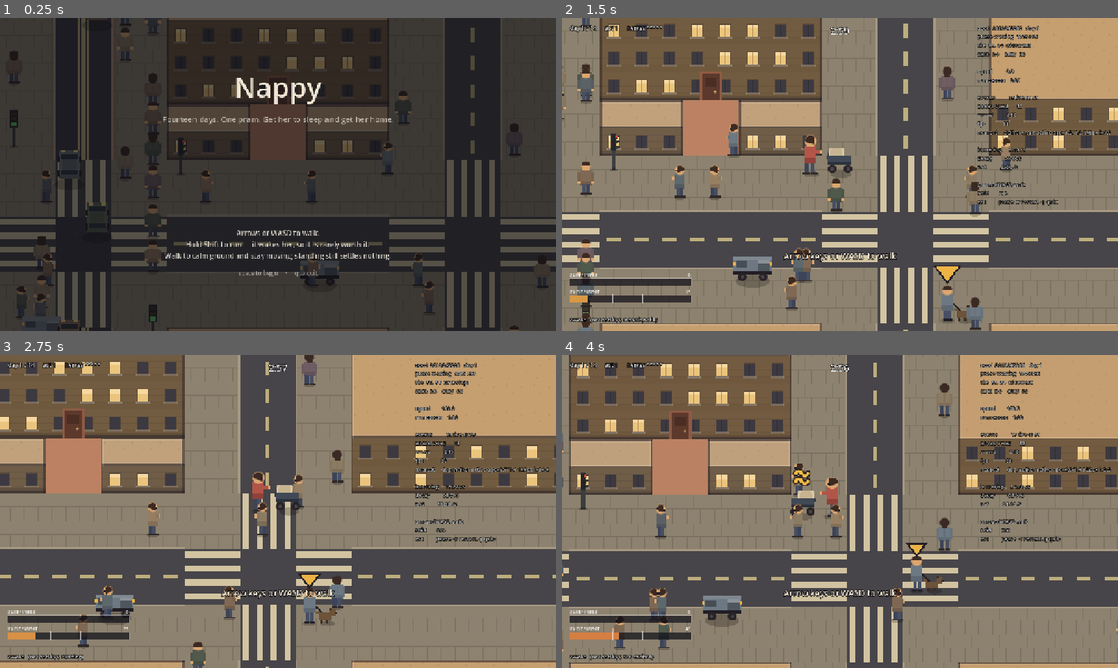
Above: before the commit, frames 1-4 (two rows, left to right).
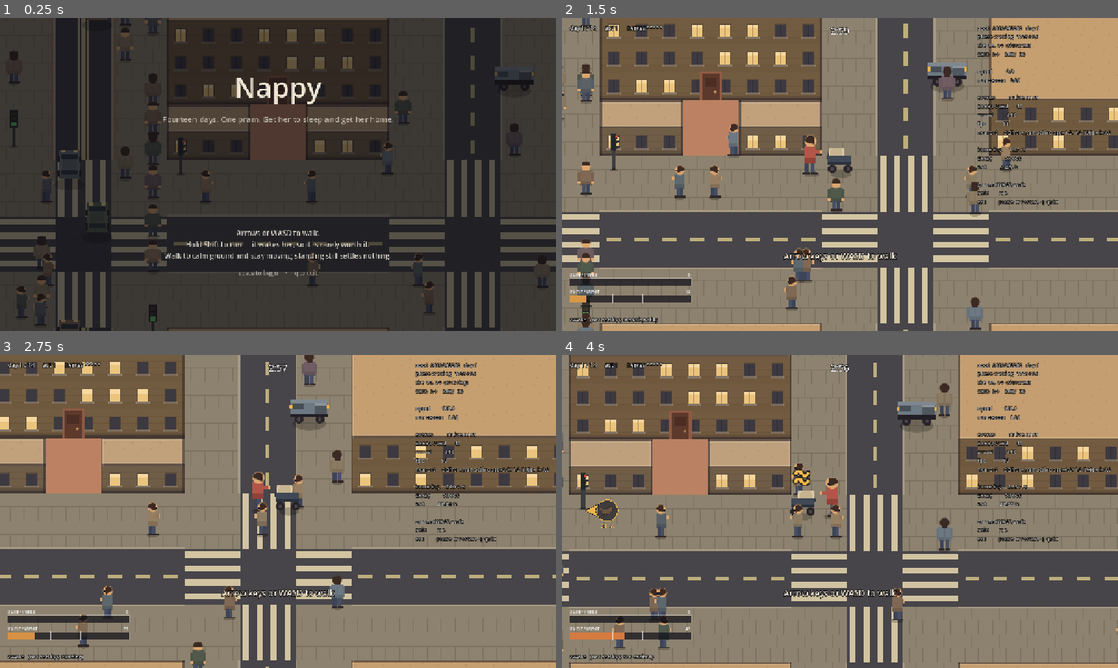
Above: after the commit, the same moments.

Repository: JosuaKrause/nappy
Game: Godot game, scene res://scenes/main.tscn
Two runs of this game, one before a commit and one after it. Both use one fixed random seed, a clock stepped at 60 frames per second and the inputs below.
Inputs (mouse positions are in pixels of both pictures, inside the frame that each line leads up to):
- Up to frame 1 (0.25 s): no input
- Up to frame 2 (1.5 s): tap Enter (ui_accept) at 0.5, 0.77 s; move the mouse to (962, 158) at 0.52 s; hold Right (move_right) 0.53-1.25 s; hold Shift (run) 0.53-1.25 s; click (962, 158) at 0.67 s; drag from (728, 190) to (812, 237) at 1.27 s
- Up to frame 3 (2.75 s): move the mouse to (333, 442) at 2.02 s; hold Right (move_right) from 2.03 s (still down); hold Shift (run) from 2.03 s (still down)
- Up to frame 4 (4 s): release Right (move_right) at 2.75 s; release Shift (run) at 2.75 s; drag from (812, 574) to (673, 464) at 2.77 s; move the mouse to (1006, 558) at 3.52 s; hold Left (move_left) from 3.53 s (still down); hold Shift (run) from 3.53 s (still down); tap Q at 3.6 s; tap Enter (ui_accept) at 3.77 s

The runs differ from the first frame. In frame 1, 0.5% of the frame differs, in the area x 4-96%, y 15-100%; in frame 2, 1.5%; in frame 3, 2.4%; in frame 4, 3.4%, in the area x 4-99%, y 2-91%.

Commit message:
M43: nothing stands on the street she starts the day on
Playtest 11, finding 1: "events/hazards should not spawn on the home block."
The home is a notch with one exit, so the walk from the doorstep to the first
junction is the one stretch of a day she does not choose to be on — and a thing
standing on it is not a route decision, it is a tax.

The exemption already existed in spirit and this is the same rule: since M16
`ClosurePlanner` has refused to close that exact street, for exactly this
reason. So it is stated over the **street segment** rather than as a radius
around the door, and that is the part worth keeping — a radius is a number
somebody has to tune and it stops at an arbitrary distance down a street, while
a segment is the unit the player can see the shape of and it ends at the
junction where the choice is made.

Measured before the change, eight seeds over days 1, 3, 7 and 14: 0.47 events a
day stood on it — one morning in two starting with something on the doorstep —
and 0.00 after, with events placed per day unchanged at 155.9. The share was
exactly the share of the pavement that street is, 0.30% of both, which is
placement being uniform and is why this had to be a rule rather than a
weighting: nothing was biased towards the door, there was simply no reason for
it to be biased away.

`_ground_for` is the single funnel and the only place it needed to go. Nothing
else wanted the exemption: the spoiler grid places on calm ground, a scar is
where something already burnt, and an ambient event has no tile.

The two vacuity checks in the test are deliberate. An exemption over ground
nothing could have stood on is not an exemption, and a day that stopped placing
events would satisfy the main assertion perfectly.

Co-Authored-By: Claude Opus 5 <noreply@anthropic.com>
Claude-Session: https://claude.ai/code/session_01PrfsLFcbng3aLnNsD5xsek

Diff:
--- a/src/events/event_scheduler.gd
+++ b/src/events/event_scheduler.gd
@@ -563,13 +563,15 @@
 	var key := "%s|%d" % [def.placement, def.pavement_side]
 	if ground.has(key):
 		return ground[key]
+	var doorstep := _the_street_she_starts_on(map)
 	var open: Array[Vector2i] = []
 	for type in def.placement:
 		for candidate in map.tiles_of_type(type as GameEnums.TileType):
 			# A closed street is not somewhere anyone can get to, so it is not somewhere an event
 			# can usefully happen: the player would never see it and the scheduler would have
 			# spent budget on nothing.
-			if map.is_closed(candidate) or not _wants_this_side(def, map, candidate):
+			if map.is_closed(candidate) or doorstep.has_point(candidate) \
+					or not _wants_this_side(def, map, candidate):
 				continue
 			open.append(candidate)
 			# **A precinct is a retail street**, so it carries more of the day than a length of
@@ -584,6 +586,26 @@
 					open.append(candidate)
 	ground[key] = open
 	return open
+
+## The street the front door opens onto, which nothing is placed on. *(M43, playtest 11 finding 1:
+## "events/hazards should not spawn on the home block".)*
+##
+## The home is a notch with one exit, so the walk from the doorstep to the first junction is the
+## one stretch of a day she does not choose to be on — and a thing standing on it is not a route
+## decision, it is a tax. `ClosurePlanner.home_street` has refused to close this exact segment
+## since M16 for exactly that reason, and this is that exemption applied to the other thing in the
+## game that occupies ground.
+##
+## **It is the segment rather than a radius**, which is the part worth keeping. A radius is a
+## number somebody has to tune and it stops at an arbitrary distance down a street; a segment is
+## the unit the player can see the shape of, ending at the junction where the choice is made — the
+## same argument that made a segment the unit a closure works in.
+##
+## Nothing else needs the exemption: the spoiler grid places on calm ground, a scar is where
+## something already burnt, and an ambient event has no tile.
+static func _the_street_she_starts_on(map: CityMap) -> Rect2i:
+	var segment := ClosurePlanner.home_street(map)
+	return segment.tile_rect() if segment else Rect2i()
 
 ## Whether a tile is the lane of the pavement this event wants. *(M34, playtest 07 findings 7
 ## and 15.)*
--- a/tests/test_events.gd
+++ b/tests/test_events.gd
@@ -46,6 +46,7 @@
 	_test_the_pram_is_the_size_the_rules_think_it_is(t)
 	_test_a_parked_van_is_at_the_kerb(t)
 	_test_a_lorry_has_a_wall_to_back_into(t)
+	_test_nothing_stands_on_the_doorstep_street(t)
 	_test_no_two_rows_draw_the_same_picture(t)
 	_test_every_look_carries_its_own_silhouette(t)
 
@@ -1446,6 +1447,46 @@
 					"day %d: '%s' is turned to reverse into it" % [day, plan.def.id])
 	t.check(backing > 0, "and a run sites one (%d over days 3-14)" % backing)
 
+## Playtest 11, finding 1: *"events/hazards should not spawn on the home block."* The home is a
+## notch with one exit, so the walk from the doorstep to the first junction is the one stretch of
+## a day she does not choose to be on — and a thing standing on it is a tax rather than a route
+## decision. `ClosurePlanner` has refused to close that same street since M16, for the same reason.
+##
+## Measured before the exemption, eight seeds over days 1, 3, 7 and 14: **0.47 events a day** stood
+## on it, which is one morning in two starting with something on the doorstep. The share is exactly
+## the share of the pavement the street is (0.30% of both), which is placement being uniform and is
+## why this needed a rule rather than a weighting.
+##
+## The last two checks are the ones that keep it from passing vacuously: an exemption over ground
+## nothing could have stood on is not an exemption, and a day that stopped placing events would
+## satisfy the first check perfectly.
+func _test_nothing_stands_on_the_doorstep_street(t) -> void:
+	var map := _map()
+	var home := ClosurePlanner.home_street(map)
+	t.check(home != null, "the front door opens onto a street")
+	if not home:
+		return
+	var rect := home.tile_rect()
+	var placed := 0
+	for day in range(1, 15):
+		var consumed: Array[String] = []
+		for plan in EventScheduler.build_day(day, _rng(day), map, consumed):
+			if plan.position == Vector2.INF:
+				continue   # an `AHEAD_OF_PLAYER` row, sited by the director while she walks
+			placed += 1
+			t.check(not rect.has_point(map.world_to_tile(plan.position)),
+					"day %d: '%s' is not standing on the street she starts the day on"
+					% [day, plan.def.id])
+
+	var pavement := 0
+	for tile in map.tiles_of_type(GameEnums.TileType.SIDEWALK):
+		if rect.has_point(tile):
+			pavement += 1
+	t.check(pavement > 0,
+			"and the exempt street is pavement something could otherwise have stood on (%d tiles)"
+			% pavement)
+	t.check(placed > 14, "and the days it was checked over still place events (%d)" % placed)
+
 # ------------------------------------------------------- one picture per row ---
 # *(M37, playtest 07 finding 2: "not sure what that person was supposed to be".)* The vocabulary's
 # first row is that **the entity itself carries most of it**, and the catalogue had been quietly
Not shown, changed: docs/TODO.md
